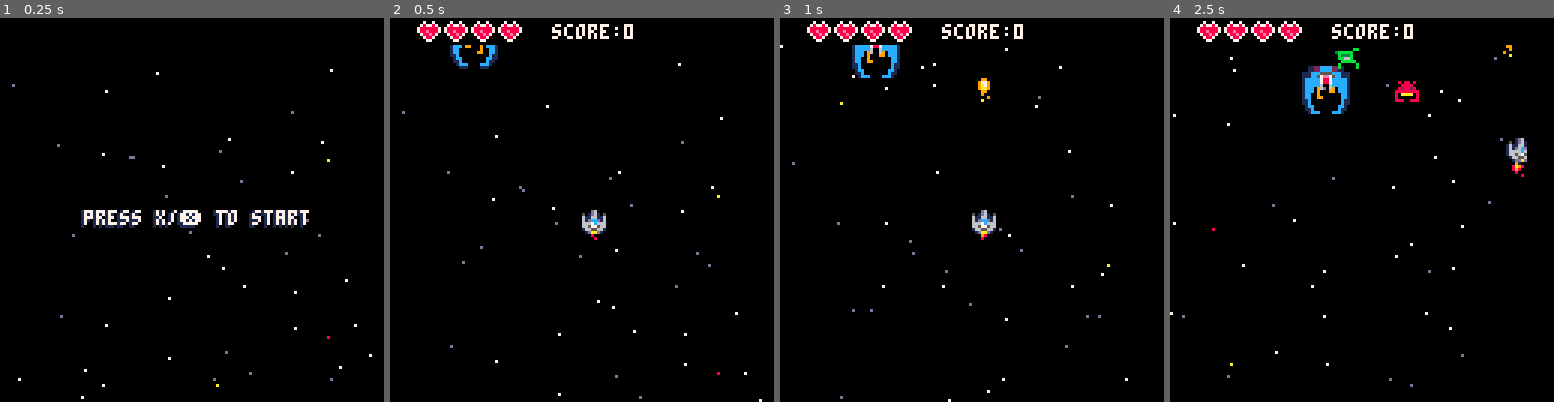
Above: before the commit, frames 1-4 (left to right).
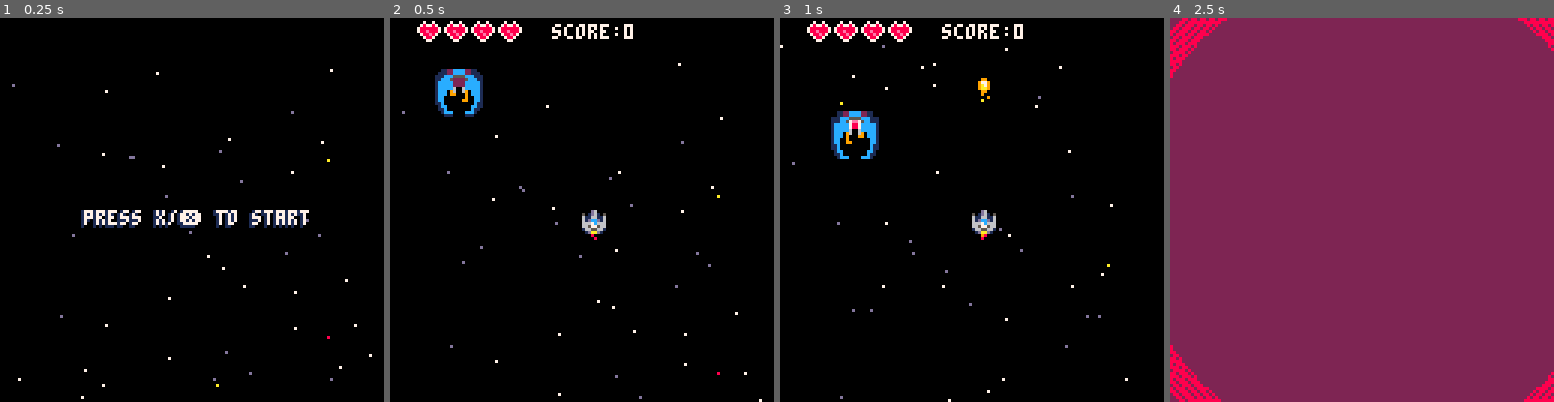
Above: after the commit, the same moments.

Repository: eduszesz/shmup
Game: PICO-8 cartridge myshmup.p8
Two runs of this game, one before a commit and one after it. Both use one fixed random seed, a clock stepped at 60 frames per second and the inputs below.
Inputs:
- Up to frame 1 (0.25 s): no input
- Up to frame 2 (0.5 s): tap X (X key) at 0.33 s
- Up to frame 3 (1 s): tap O (Z key) at 0.7 s
- Up to frame 4 (2.5 s): tap X (X key) at 1.07, 1.85 s; hold Right 1.6-2.1 s; tap O (Z key) at 1.7, 2.1 s; hold Up 2.15-2.42 s; hold Right from 2.47 s (still down)

Frame 1 is identical in both runs. In frame 2, 1.4% of the frame differs, in the area x 11-29%, y 7-26%; in frame 3, 1.7%; in frame 4, 100%, in the area x 0-100%, y 0-100%.

Commit message:
enemy behavior and multiple fire

Diff:
--- a/myshmup.p8
+++ b/myshmup.p8
@@ -37,7 +37,7 @@
 	flash=0
 	ftimer=0
 	frate=5
-
+	firetyp=1
 end
 
 function _update()
@@ -94,7 +94,7 @@
 
 	upplayer()
 
-	immortal(ship,20)
+	immortal(ship,45)
 end
 
 function update_over()
@@ -182,6 +182,7 @@
 
 function upbullets()
 	for b in all(bullets) do
+		b.x+=b.sx
 		b.y+=b.sy
 		if b.y<-10 then
 			del(bullets,b)
@@ -206,12 +207,7 @@
 		eb.y+=eb.sy
 		if coll(eb,ship) then
 			if not ship.imm then
-				ship.imm=true
-				shake=10
-				flash=10
-				fracture(ship.x+4,ship.y+4,"ship")
-				explode(ship.x+4,ship.y+4,2,10)
-				ship.h-=1
+				shipdmg()
 				del(e_bullets,eb)
 			end
 		end
@@ -241,13 +237,9 @@
 			local x=ship.x
 			if eb.xi<x then x=128 end
 			if eb.xi>x then x=0 end
-			if t%4<2 then
-				rectfill(eb.xi,eb.yi-3,x,eb.yi+7,8)
-				rectfill(eb.xi,eb.yi-2,x,eb.yi+6,14)
-			end
-			rectfill(eb.xi,eb.yi-2,x,eb.yi+6,8)
-			rectfill(eb.xi,eb.yi-1,x,eb.yi+5,14)
-			rectfill(eb.xi,eb.yi,x,eb.yi+4,7)
+			rectfill(eb.xi,eb.yi+1,x,eb.yi+6,8)
+			rectfill(eb.xi,eb.yi+2,x,eb.yi+5,14)
+			rectfill(eb.xi,eb.yi+3,x,eb.yi+4,7)
 		end
 		spr(eb.sp,eb.x,eb.y)
 	end
@@ -255,60 +247,80 @@
 
 function upenemies()
 	for e in all(enemies) do
-		if t%30==0 then
-			if rnd()>0.5 then
-				--e.imm=true
-				--ene_fire(e,1,2)
-			end
-		end
-
-		if e.typ==20 then
-			if e.y==ship.y then
-				e.sy=0
-			end
-			e.t+=1
-			if t%30==0 and e.sy==0 then
-				e.imm=true
-				ene_fire(e)
-			end
-			if e.t>90 then
-				e.t=0
-			end
-			if e.y>ship.y and e.t==0 then
-				e.sy=-0.5
-			end
-			if e.y<ship.y and e.t==0 then
-				e.sy=0.5
-			end
-		end
-
-		if e.typ==28 then
-			if abs(e.x-ship.x)<3 and
-			e.y<ship.y then
-				e.sx=0
-			end
-			e.t+=1
-			if e.sx==0 and	e.y>8 then
-				e.sy=3
-			end
-			if e.t>30 then
-				e.t=0
-				e.sy=0.25
-			end
-			if e.x>ship.x and e.t==0 then
-				e.sx=-0.5
-			end
-			if e.x<ship.x and e.t==0 then
-				e.sx=0.5
-			end
-		end
-
-		e.x+=e.sx
-		e.y+=e.sy
-		if e.y>128 then
-			e.y=-10
+		if e.md=="fly" then
+			e.y+=(e.tgy-e.y)/4
+			if abs(e.y-e.tgy)<1 then
+				e.y=e.tgy
+				e.md="atk"
+			end
+		end
+
+		if e.md=="atk"	then
+			if t%30==0 then
+				if rnd()>0.5 then
+					--e.imm=true
+					--ene_fire(e,1,2)
+				end
+			end
+
+			if e.typ==20 or e.typ==22 then
+				if e.y==ship.y then
+					e.sy=0
+					e.typ=22
+				end
+				e.t+=1
+				if t%30==0 and e.sy==0 then
+					e.imm=true
+					ene_fire(e)
+				end
+				if e.t>90 then
+					e.t=0
+				end
+				if e.y>ship.y and e.t==0 then
+					e.sy=-0.5
+					e.typ=20
+				end
+				if e.y<ship.y and e.t==0 then
+					e.sy=0.5
+					e.typ=20
+				end
+			end
+
+			if e.typ==28 then
+				if abs(e.x-ship.x)<3 and
+				e.y<ship.y then
+					e.sx=0
+				end
+				e.t+=1
+				if e.sx==0 and	e.y>8 then
+					e.sy=3
+				end
+				if e.t>30 then
+					e.t=0
+					e.sy=0.25
+				end
+				if e.x>ship.x and e.t==0 then
+					e.sx=-0.5
+				end
+				if e.x<ship.x and e.t==0 then
+					e.sx=0.5
+				end
+			end
+
+			e.x+=e.sx
+			e.y+=e.sy
+			if e.y>128 then
+				e.y=0
+				e.tgy=15
+				e.md="fly"
+			end
 		end
 		immortal(e,10)
+		if coll(ship,e) and
+		not ship.imm then
+			shipdmg()
+		end
+
 	end
 	--collision enemies x bullets
 	for e in all(enemies) do
@@ -318,16 +330,22 @@
 		for b in all(bullets) do
 			if coll(e,b) then
 				if not e.imm then
+					local x=e.sx
+					local y=e.sy
+					if e.typ==28 then
+						y=e.sy*5
+						x=e.sx*5
+					end
 					e.imm=true
 					e.h-=1
 					sfx(2)
-					fracture(ex,ey,e.typ)
-					explode(ex,ey,2,10*e.wd)
+					fracture(ex,ey+y/2,e.typ)
+					explode(ex+x,ey+y,2,10*e.wd)
 					del(bullets,b)
 					if e.h<1 then
-						explode(ex,ey,1,20*e.wd)
+						explode(ex,ey+y,1,20*e.wd)
 						sfx(3)
-						shake=1*e.wd
+						shake=3*e.wd
 						del(enemies,e)
 						score+=1*e.wd
 					end
@@ -342,11 +360,18 @@
 		if t%(6*e.wd)==0 then
 			e.sp+=e.wd
 		end
-		if e.sp>(e.typ+3) then
+		if e.sp>(e.typ+e.ani) then
 			e.sp=e.typ
 		end
 		sprflash(e)
-		spr(e.sp,e.x,e.y,e.wd,e.ht)
+		if e.typ==22 then
+			if ship.x>e.x then
+				e.flp=true
+			else
+				e.flp=false
+			end
+		end
+		spr(e.sp,e.x,e.y,e.wd,e.ht,e.flp)
 		pal()
 	end
 end
@@ -396,7 +421,14 @@
 
 	if btn(4) then
 		if ftimer<=0 then
-			fire()
+			if firetyp>1 then
+				local spc=0.375/(firetyp*2)
+				for i=1,firetyp do
+					fire(0.375+spc*i,5)
+				end
+			else
+				fire(0.5,5)
+			end
 			mksmoke()
 			sfx(1)
 			ftimer=frate
@@ -439,13 +471,15 @@
 	end
 end
 
-function fire()
+function fire(_ang,_spd)
+	local sx=sin(_ang)*_spd
+	local sy=cos(_ang)*_spd
 	local b={
 								sp=32,
 								x=ship.x,
 								y=ship.y-4,
-								sx=0,
-								sy=-5,
+								sx=sx,
+								sy=sy,
 								box={x1=2,y1=0,x2=6,y2=7}}
 	add(bullets,b)
 end
@@ -497,11 +531,13 @@
 
 function mkenemy()
 	local typ=rnd(e_types)
+	local tgx=rnd(100)+10
+	local tgy=30
 	local e={
 								sp=typ,
 								typ=typ,
-								x=rnd(100)+10,
-								y=0,
+								x=tgx,
+								y=-10,
 								sx=0,
 								sy=0.5,
 								h=5,
@@ -510,6 +546,11 @@
 								wd=1,
 								ht=1,
 								t=0,
+								flp=false,
+								ani=3,
+								md="fly",
+								tgx=tgx,
+								tgy=tgy,
 								box={x1=0,y1=0,x2=7,y2=7}}
 	if e.typ==28  then
 		e.wd=2
@@ -518,7 +559,9 @@
 		e.sx=0.25
 		e.box={x1=0,y1=0,x2=15,y2=15}
 	end
-
+	if e.typ==20 then
+		e.ani=1
+	end
 
 	add(enemies,e)
 end
@@ -590,7 +633,7 @@
 	local sp=34
 	if _ang==nil then _ang=1 end
 	if _spd==nil then _spd=2 end
-	if o.typ==20 then
+	if o.typ==22 then
 		sp=36
 		_ang=0.25
 		_spd=6
@@ -670,6 +713,15 @@
 function cprint(txt,x,y,c)
  print(txt,x-#txt*2,y,c)
 end
+
+function shipdmg()
+	ship.imm=true
+	shake=10
+	flash=10
+	fracture(ship.x+4,ship.y+4,"ship")
+	explode(ship.x+4,ship.y+4,2,10)
+	ship.h-=1
+end
 __gfx__
 0000000000d61000000d60000001d600000170000009100000098000000800000000000000000000000000000000000000000000000000000000000000000000
 0000000001d61050501d61050501d6100087a800008a98000008000000008000000ee000000ee000000ee000000ee00000333300000000000000000000333300
@@ -679,22 +731,22 @@
 0070070005765661665775661665675000000000000000000000000000000000008ccc0000c8cc0000cc8c0000ccc80000999900883333880833338003999930
 0000000006556610166556610166556000000000000000000000000000000000000ee000000ee000000ee000000ee00000000000039999300399993000000000
 000000000dadd10001daad10001ddad0000000000000000000000000000000000000000000000000000000000000000000000000000000000300003000000000
-0000000b0000000000000000000000000000000000000000003333000033330008088080080880800808808008088080001122cccc221100001122cccc221100
-b00000b0b00000bbb00000b0000000bb00bbbb0000bbbb00bb772200bb22770000888800008888000088880000888800001122cccc221100011122cccc221110
-0bbbbb000bbbbb000bbbbb0b3bbbbb0032bbbb2337bbbb73bbbbbbb0bbbbbbb008b88b800828828008b88b8008288280111ccc5555ccc111111ccc5555ccc111
-0b707b000b707b000b707b000b333b0032b11b2337b11b7300001bb000001bb088888888888888888888888888888888111cc57ee75cc11111ccc522225ccc11
-0bb66b000bb66b000bb66b000bb66b0037b00b7332b00b2300001bb000001bb080aaaa0880aaaa0880aaaa0880aaaa081ccccc7887ccccc11ccccc2222ccccc1
-00bbbbb000bbbbb000bbbbb000bbbbb037b00b7332b00b23bbbbbbb0bbbbbbb0800000080800008008000080800000081ccccc7887ccccc11ccccc2222ccccc1
-0b00000b0b00000b0b00000b0b00000b0bb00bb00bb00bb0bb772200bb227700080000800800008008800880888008881ccccc6006ccccc11ccccc6006ccccc1
-b00000000b00000000b000000b00000b0bb00bb00bb00bb00033330000333300000000000000000000000000000000001ccc09600690ccc11ccc09600690ccc1
-0009900000099000000000000000000000000000000000000000000000000000000000000000000000000000000000001ccc09000990ccc11ccc09900090ccc1
-009aa9000097790000000000000ff00088888888088888800000000000000000000000000000000000000000000000001cc0090000000cc11cc0000000900cc1
-0097a900009a7900000bb00000fbbf00eeeeeeee0eeeeee00000000000000000000000000000000000000000000000001cc0099000000cc11cc0000009900cc1
-00977900009aa90000b77b000fb66bf0777777770777777000000000000000000000000000000000000000000000000011c0000000000c1111c0000000000c11
-000990000009900000b7fb000fb66bf0777777770777777000000000000000000000000000000000000000000000000011c0000000000c1101cc00000000cc11
-0000900000090000000bb00000fbbf00eeeeeeee0eeeeee000000000000000000000000000000000000000000000000001cc00000000cc10011c00000000c110
-009000000000090000000000000ff0008888888808888880000000000000000000000000000000000000000000000000011c00000000c110001ccc0000ccc100
-0000a000000a000000000000000000000000000000000000000000000000000000000000000000000000000000000000001ccc0000ccc1000001110000111000
+0000000b00000000000000000000000003bbbb3003bbbb30000333300003333008088080080880800808808008088080001122cccc221100001122cccc221100
+b00000b0b00000bbb00000b0000000bb32bbbb2337bbbb73bbb77223bbb2277300888800008888000088880000888800001122cccc221100011122cccc221110
+0bbbbb000bbbbb000bbbbb0b3bbbbb0032b11b2337b11b73bbbbbbbbbbbbbbbb08b88b800828828008b88b8008288280111ccc5555ccc111111ccc5555ccc111
+0b707b000b707b000b707b000b333b0037b11b7332b11b235d1166bb56611dbb88888888888888888888888888888888111cc57ee75cc11111ccc522225ccc11
+0bb66b000bb66b000bb66b000bb66b0037b11b7332b11b235d1166bb56611dbb80aaaa0880aaaa0880aaaa0880aaaa081ccccc7887ccccc11ccccc2222ccccc1
+00bbbbb000bbbbb000bbbbb000bbbbb00bb11bb00bb11bb0bbbbbbbbbbbbbbbb800000080800008008000080800000081ccccc7887ccccc11ccccc2222ccccc1
+0b00000b0b00000b0b00000b0b00000b0bb11bb00bb11bb0bbb77223bbb22773080000800800008008800880888008881ccccc6006ccccc11ccccc6006ccccc1
+b00000000b00000000b000000b00000b0bb55bb00bb55bb00003333000033330000000000000000000000000000000001ccc09600690ccc11ccc09600690ccc1
+0009900000099000000000000000000008888880088888800000000000000000000000000000000000000000000000001ccc09000990ccc11ccc09900090ccc1
+009aa9000097790000000000000ff000eeeeeeee888888880000000000000000000000000000000000000000000000001cc0090000000cc11cc0000000900cc1
+0097a900009a7900000bb00000fbbf0077777777eeeeeeee0000000000000000000000000000000000000000000000001cc0099000000cc11cc0000009900cc1
+00977900009aa90000b77b000fb66bf0777777777777777700000000000000000000000000000000000000000000000011c0000000000c1111c0000000000c11
+000990000009900000b7fb000fb66bf0777777777777777700000000000000000000000000000000000000000000000011c0000000000c1101cc00000000cc11
+0000900000090000000bb00000fbbf0077777777eeeeeeee00000000000000000000000000000000000000000000000001cc00000000cc10011c00000000c110
+009000000000090000000000000ff000eeeeeeee88888888000000000000000000000000000000000000000000000000011c00000000c110001ccc0000ccc100
+0000a000000a000000000000000000000888888008888880000000000000000000000000000000000000000000000000001ccc0000ccc1000001110000111000
 00000000007007000070070000000000000000000000000000000000000000000000000000000000000000000000000000000000000000000000000000000000
 00800800078778700767767000000000000000000000000000000000000000000000000000000000000000000000000000000000000000000000000000000000
 08888880788888877666666700000000000000000000000000000000000000000000000000000000000000000000000000000000000000000000000000000000
